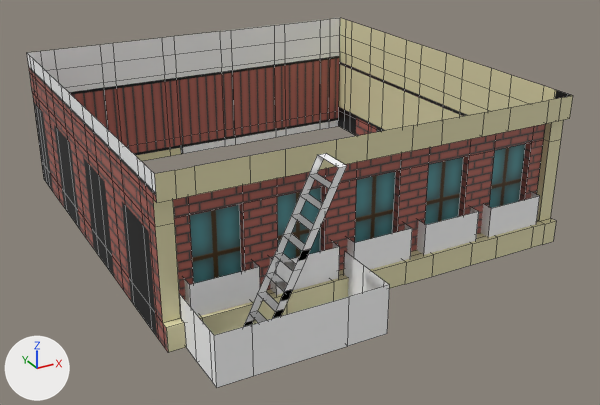
Before and after pictures for a commit that changed the FBX model Cutscene/Buildings/Models/building middle floor.fbx.
One viewpoint serves both versions: a 50 mm lens placed at (-5.02, -9.87, 4.91), pointed at (-0.01, -0.76, 0.36). Every picture has the same lights, and +X, +Y and +Z are marked at lower left. Mesh edges are drawn as thin lines.

In view in the first picture: 'Building Middle Floor'.
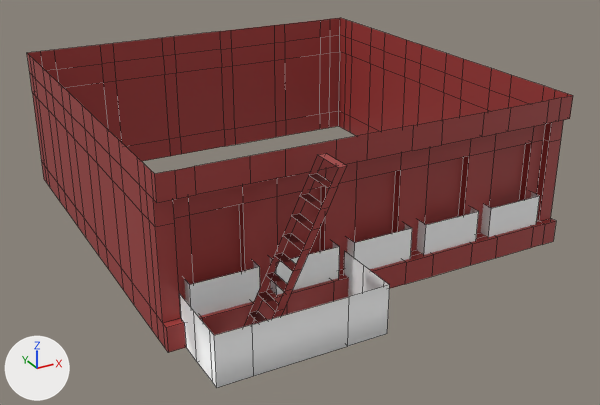
Commit message: Building Assets

What differs and where, as boxes (x1, y1, x2, y2) in the pictures (600 x 405 px; the box of a moved part takes in the faces that stretch with it):
'Building Middle Floor', surface changed: (27, 18, 573, 388) in both
part 1 of me_plane_001, moved or reshaped: (179, 155, 390, 388) in both
part 2 of me_plane_001, surface changed: (27, 18, 573, 352) in both

Edits to the bpy script that builds the scene:
```text
Change mat_building_middle_floor:
    remove mat_building_middle_floor.texture = img_building_middle_floor_png
    add mat_building_middle_floor.base_color = (0.37, 0.0471, 0.0445)  # red #a43d3c
Add mat_building_middle_floor_railing:
    mat_building_middle_floor_railing = principled_material('Building Middle Floor Railing')
    mat_building_middle_floor_railing.texture = img_building_middle_floor_png
Change me_plane_001:
    where me_plane_001.from_pydata(...)  # 446 vertices, 347 faces; spans x -2.7..2.7, y -3.6..2.7, z 0.0..2.0
    used by ob_building_middle_floor; location = (0.0, 0.0, 0.0)
    me_plane_001 part 1
    23 faces are deleted
    9 new faces join them, mat_building_middle_floor_railing (picture img_building_middle_floor_png)
    14 new faces join them, mat_building_middle_floor (red #a43d3c)
    me_plane_001 part 2: 160 kept faces spanning x -2.7..2.7, y -2.8..2.7, z 0.0..2.0 get new texture (UV) coordinates
    add me_plane_001.materials.append(mat_building_middle_floor_railing)  # picture img_building_middle_floor_png
```
